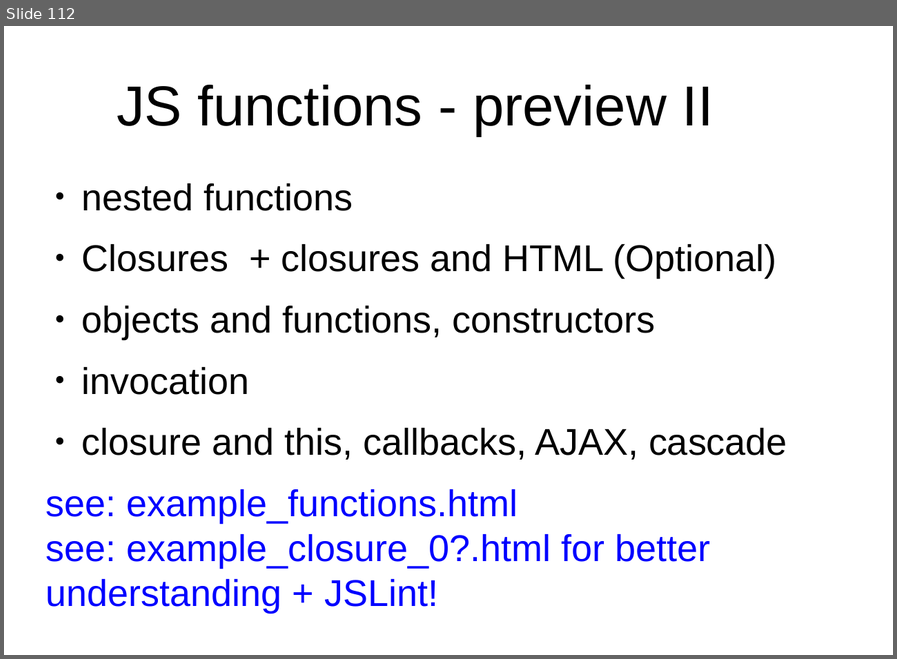
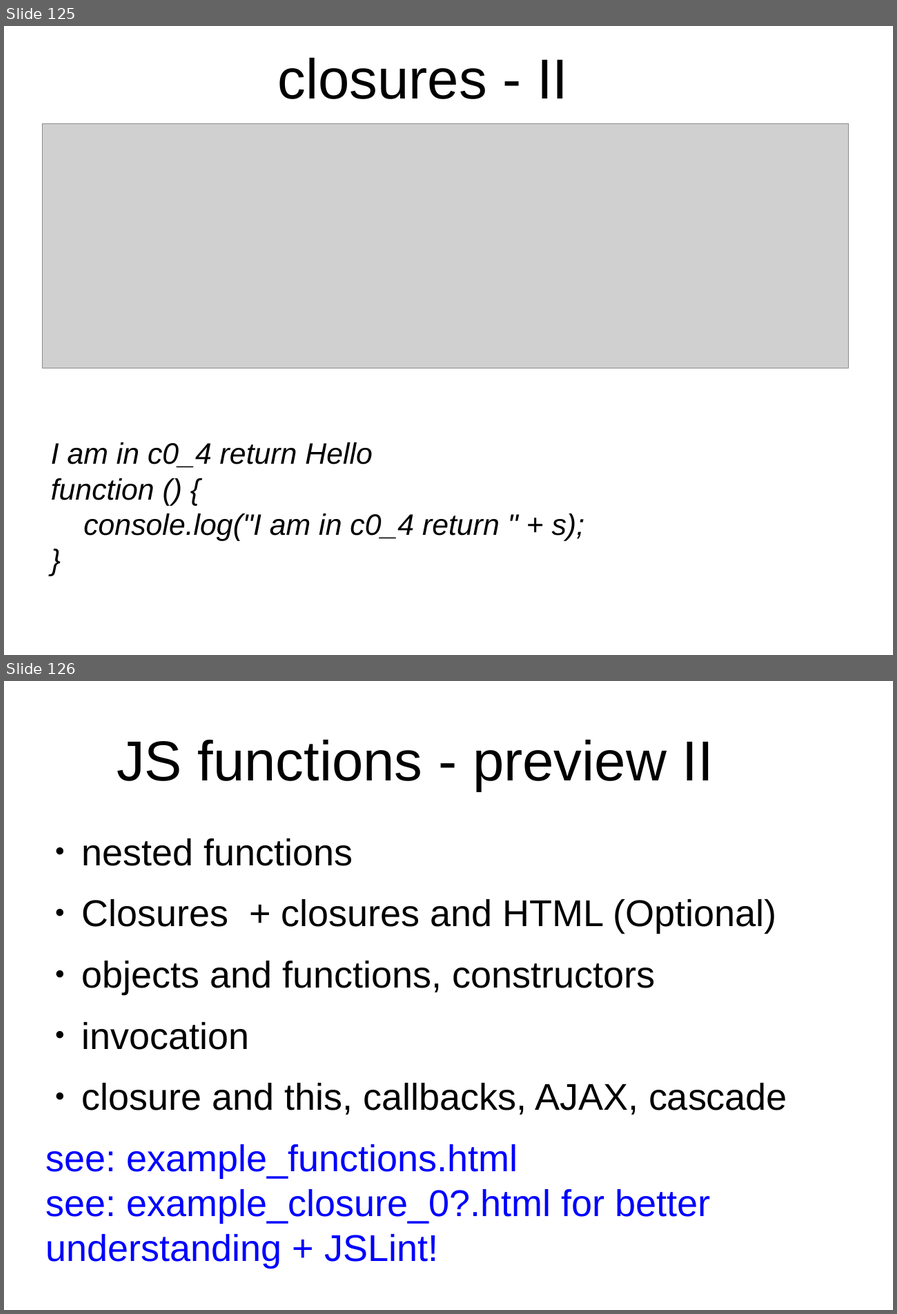
Before and after one commit to peterborkuti/other, a slide deck: JavaScriptBasics/jsbasics-slide.odp. Shown one above the other, each under a label of ours: slide 112 before the commit, slides 125 and 126 after it. The pictures are 897x659 and 897x1314 pixels, drawn with LibreOffice and Linux fonts; fonts in the diff are those of the drawing; grey boxes stand for pictures; background and template pictures are left out. Boxes give left, top, right and bottom in pixels: in the first picture for what was removed or moved away, otherwise in the second. Text is boxed around its words. In the diff, an @@ line names an element or a change of style, - is before the commit and + after.

```diff
--- a/JavaScriptBasics/jsbasics-slide.odp
+++ b/JavaScriptBasics/jsbasics-slide.odp
@@ slide 125 added at bbox=[4, 26, 893, 655], background #FFFFFF @@
@@ title added at bbox=[277, 58, 568, 99], 53.3 pt, text #000000 @@
+closures - II
@@ picture added at bbox=[42, 123, 849, 368] @@
@@ text added at bbox=[51, 442, 585, 541], 28 pt, text #000000, italic @@
+I am in c0_4 return Hello
+function () {
+console.log("I am in c0_4 return " + s);
+}
@@ what was slide 112 is now slide 126 @@
```
Also in this commit, not shown: 13 other slides added, 2 other files.
